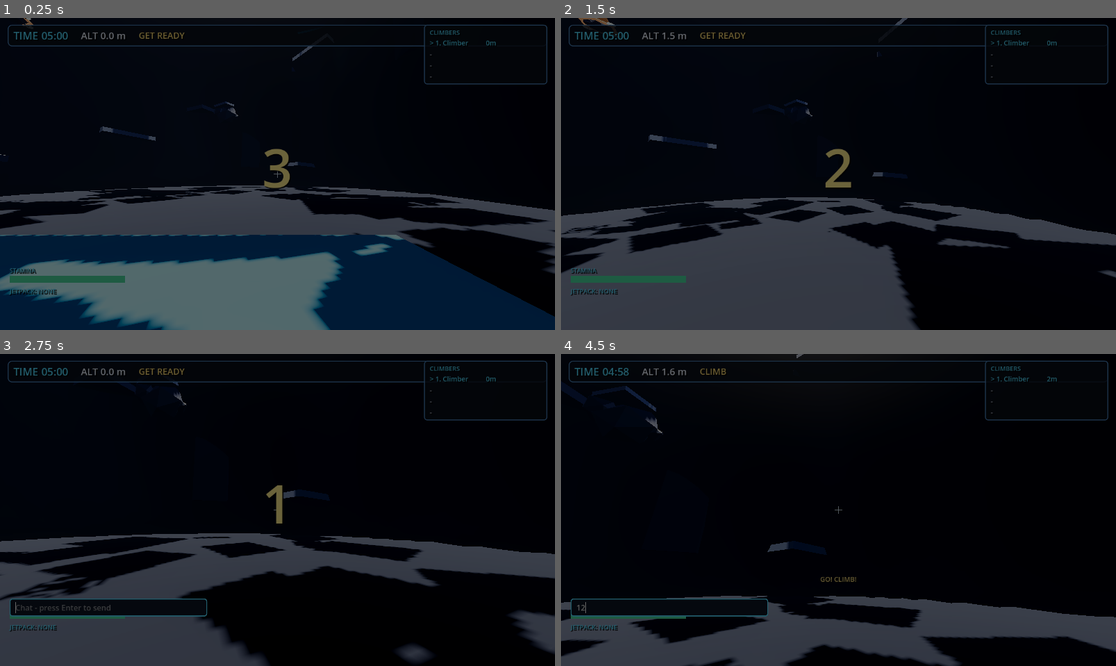
Above: before the commit, frames 1-4 (two rows, left to right).
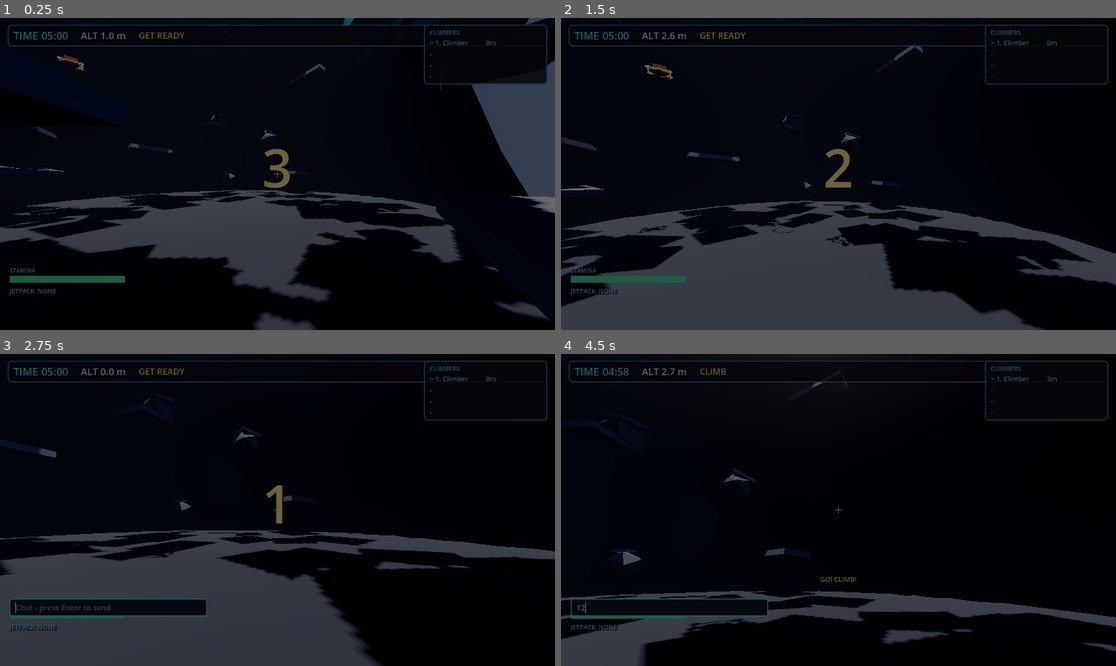
Above: after the commit, the same moments.

Repository: peakbuild112000/Project1
Game: Godot game, scene res://scenes/game.tscn
Same seed, same stepped clock (60 frames per second), same inputs: the game is played once before the commit and once after it. This scene is started directly instead of the project's main scene.
Inputs (mouse positions are in pixels of both pictures, inside the frame that each line leads up to):
- Up to frame 1 (0.25 s): no input
- Up to frame 2 (1.5 s): tap Enter (ui_accept) at 0.5 s; move the mouse to (866, 174) at 0.52 s; hold W (move_forward) from 0.53 s (still down); click (866, 174) at 0.6 s; tap Space (jump) at 0.77 s; move the mouse to (810, 174) at 1.27 s; right-click (810, 174) at 1.35 s
- Up to frame 3 (2.75 s): keep holding W (move_forward); tap Space (jump) at 1.52 s; move the mouse to (288, 503) at 2.02 s; hold T (chat) from 2.03 s (still down)
- Up to frame 4 (4.5 s): release W (move_forward) at 2.75 s; release T (chat) at 2.75 s; click (672, 606) at 2.77 s; type "12" at 2.85 s; drag from (810, 572) to (672, 463) at 3.52 s; move the mouse to (877, 513) at 4.27 s; hold W (move_forward) from 4.28 s (still down); hold Shift (jetpack) from 4.28 s (still down)

The runs differ from the first frame. In frame 1, 37% of the frame differs, in the area x 0-100%, y 0-100%; in frame 2, 11%; in frame 3, 16%; in frame 4, 12%.

Commit message:
Remove the cliff at the mountain entrance

Diff:
--- a/scripts/game/level_generator.gd
+++ b/scripts/game/level_generator.gd
@@ -66,6 +66,7 @@
 	_build_materials()
 	_build_base()
 	_build_mountain_surface()
+	_build_start_holds()
 	_build_mountain_routes()
 	_build_difficult_pillar()
 	_build_rocks()
@@ -161,12 +162,21 @@
 
 func _build_base() -> void:
 	_add_box(Vector3(0, -0.5, MOUNTAIN_CENTER_Z), Vector3(52, 3, 52), _base_material)
-	# Flat race start pad on the lower shoulder of the mountain, so racers
-	# begin on the route instead of outside its silhouette.
-	_add_box(Vector3(0, 0.9, 2.0), Vector3(16, 0.4, 12), _accent_material)
+	# Flat race pad at the natural foot of the mountain. The terrain keeps its
+	# gentle base slope in front, so there is no artificial cliff to enter.
+	_add_box(Vector3(0, 2.0, -2.0), Vector3(16, 0.4, 4.0), _accent_material)
 	var x_positions: Array[float] = [-4.5, -1.5, 1.5, 4.5]
 	for x in x_positions:
-		spawn_points.append(Vector3(x, 1.95, 2.0))
+		spawn_points.append(Vector3(x, 3.05, -2.0))
+
+
+func _build_start_holds() -> void:
+	## Guaranteed first grips: the procedural route only starts higher up.
+	for i in range(7):
+		var z := 0.8 + float(i) * 1.7
+		var x := 0.0 if i % 2 == 0 else 2.1
+		var pos := Vector3(x, _height_at(x, z) + 0.9, z)
+		_add_box(pos, Vector3(3.2, 0.45, 2.1), _hold_material)
 
 
 func _height_at(x: float, z: float) -> float:
@@ -184,7 +194,7 @@
 	) * clampf(t * 1.7, 0.0, 1.0)
 	var height := 1.0 + profile + ridges
 	# Flat race start pad so nobody begins on a slope.
-	var start_band := smoothstep(-7.0, -4.0, z) * (1.0 - smoothstep(8.0, 11.0, z))
+	var start_band := smoothstep(-6.0, -4.0, z) * (1.0 - smoothstep(0.0, 2.0, z))
 	var start_width := 1.0 - smoothstep(5.0, 9.0, absf(x))
 	height = lerpf(height, 1.0, start_band * start_width)
 	if distance < 2.6:
@@ -282,7 +292,7 @@
 				rng.randf_range(0.7, 1.9)
 			)
 			# Keep the race start pad free of low holds.
-			if pos.y < 10.0 and absf(pos.x) < 7.0 and pos.z < 9.0:
+			if pos.y < 8.0 and absf(pos.x) < 7.0 and pos.z < 2.0:
 				continue
 			var width := rng.randf_range(lerpf(4.2, 2.2, difficulty), lerpf(5.4, 3.0, difficulty))
 			var depth := rng.randf_range(lerpf(3.2, 1.6, difficulty), lerpf(4.2, 2.4, difficulty))
@@ -347,7 +357,7 @@
 		var x := cos(angle) * radius
 		var z := MOUNTAIN_CENTER_Z + sin(angle) * radius
 		# Keep the race start pad clear of boulders.
-		if absf(x) < 7.0 and z > -9.0 and z < 9.0:
+		if absf(x) < 7.0 and z > -9.0 and z < 4.0:
 			continue
 		var rock_point := Vector3(x, _height_at(x, z) + 0.4, z)
 		var holder := _instance_model(MODEL_ROCK)
--- a/tests/climb_game_smoke.gd
+++ b/tests/climb_game_smoke.gd
@@ -87,10 +87,16 @@
 	check(level_node.has_method("_height_at"), "Mountain height generator missing")
 	for slot in range(4):
 		var spawn: Vector3 = level_node.call("get_spawn_point", slot)
-		check(absf(spawn.y - 1.95) <= 0.01, "Spawn slot %d is not on the flat start pad" % slot)
-		check(absf(spawn.z - 2.0) <= 0.01, "Spawn slot %d sits outside the mountain footprint" % slot)
+		check(absf(spawn.y - 3.05) <= 0.01, "Spawn slot %d is not on the flat start pad" % slot)
+		check(absf(spawn.z + 2.0) <= 0.01, "Spawn slot %d sits outside the mountain footprint" % slot)
 		check(sqrt(spawn.x * spawn.x + (spawn.z - 16.0) * (spawn.z - 16.0)) < 19.0, "Spawn slot %d is not on the mountain" % slot)
 		check(float(level_node.call("_height_at", spawn.x, spawn.z)) <= 1.2, "Start pad slot %d sits on a slope" % slot)
+	var last_height := 1.0
+	for step in range(1, 5):
+		var z := float(step) * 2.0
+		var height := float(level_node.call("_height_at", 0.0, z))
+		check(absf(height - last_height) < 20.0, "Unclimbable wall in the entrance at z=%d" % int(z))
+		last_height = height
 
 	game.call("_authorize_item", 1, "jetpack_0")
 	await process_frame
Not shown, changed: docs/DESIGN.md
Not shown, changed: docs/ERRORS.md
